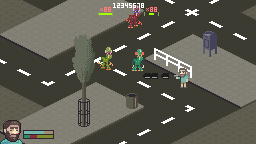
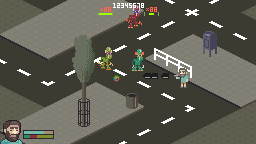
Before/after of a 256 × 144 layered artwork. What changed in the layer stack:
added layer "Layer 19" in group "UI" over (113, 75, 120, 82)
painted on "Layer 17 copy" over (146, 7, 157, 12)
painted on "Layer 17" over (100, 7, 111, 12)
